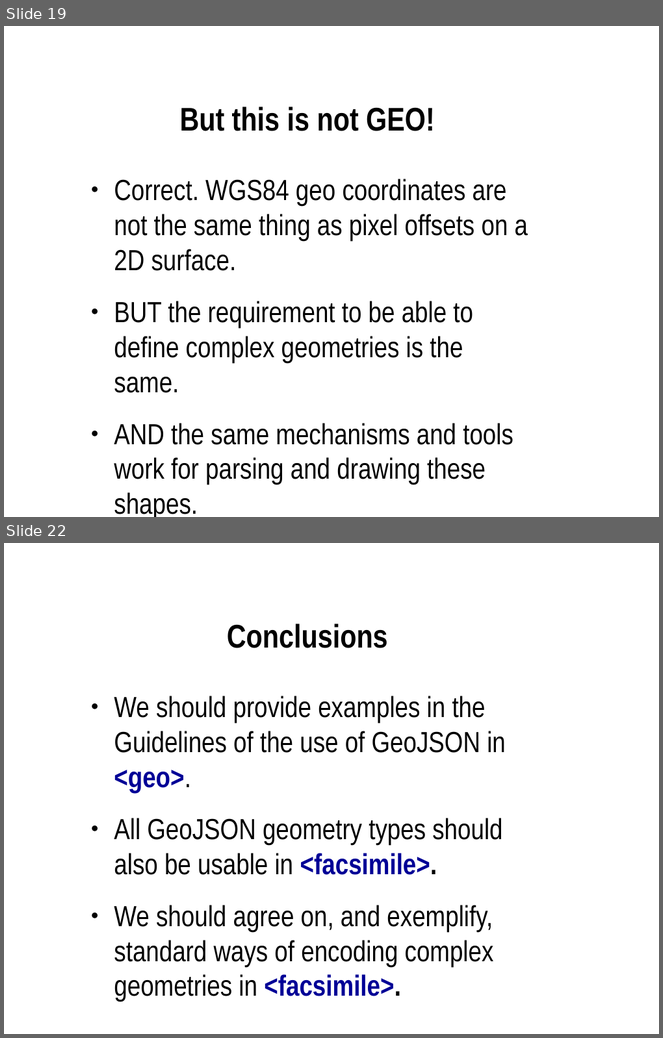
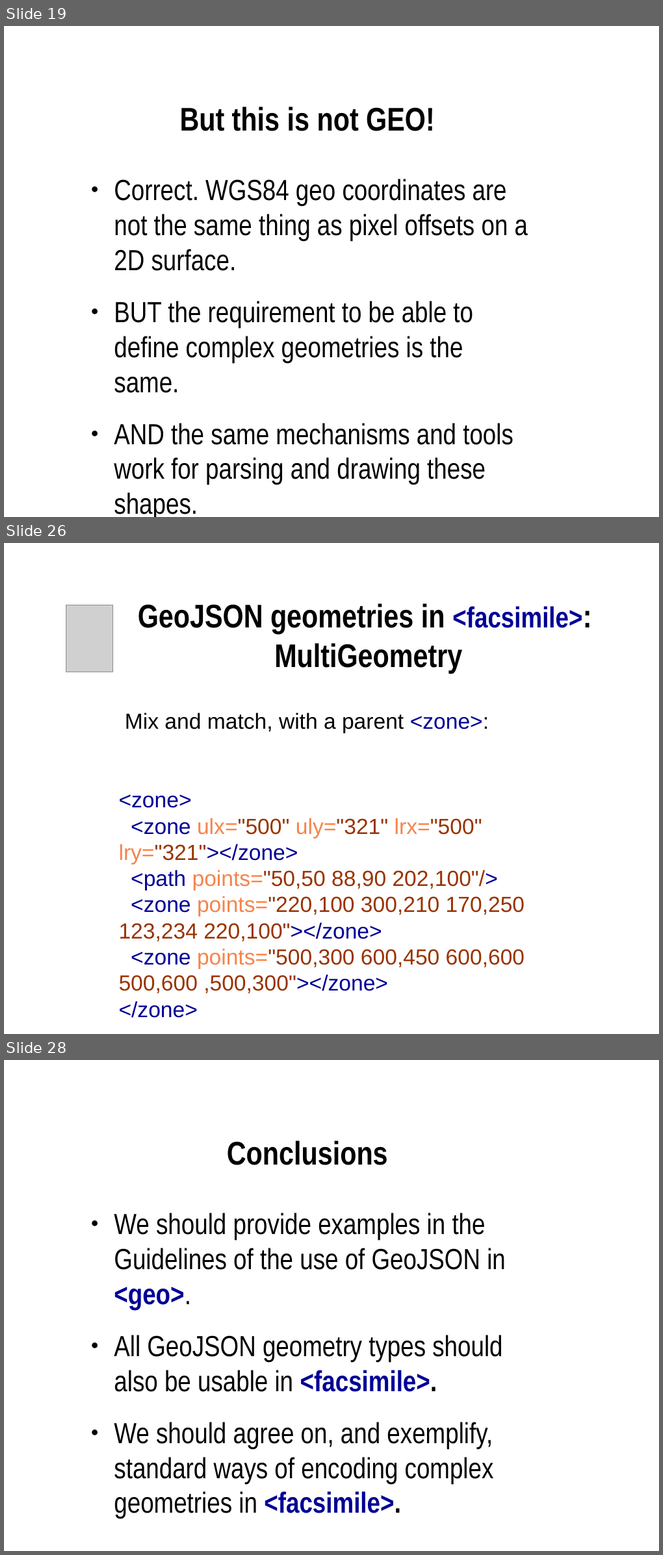
Before and after one commit to martindholmes/BreezeMap, a slide deck: presentations/geo_json_tei/geo_json_tei.odp. Shown one above the other, each under a label of ours: slides 19 and 22 before the commit, slides 19, 26 and 28 after it; the slides between them are not shown. The pictures are 663x1038 and 663x1555 pixels, drawn with LibreOffice and Linux fonts; fonts in the diff are those of the drawing; grey boxes stand for pictures. Boxes give left, top, right and bottom in pixels: in the first picture for what was removed or moved away, otherwise in the second. Text is boxed around its words. In the diff, an @@ line names an element or a change of style, - is before the commit and + after.

Commit message:
More work on presentation.

```diff
--- a/presentations/geo_json_tei/geo_json_tei.odp
+++ b/presentations/geo_json_tei/geo_json_tei.odp
@@ slide 26 added at (4, 543, 659, 1034), background #FFFFFF @@
@@ picture added at (66, 605, 112, 672) @@
@@ title added at (138, 603, 582, 674), 36 pt, text #000000, bold @@
+GeoJSON geometries in <facsimile>:
+MultiGeometry
@@ text added at (119, 713, 525, 1018), 24 pt, text #993300 @@
+Mix and match, with a parent <zone>:
+<zone>
+<zone ulx="500" uly="321" lrx="500" lry="321"></zone>
+<path points="50,50 88,90 202,100"/>
+<zone points="220,100 300,210 170,250 123,234 220,100"></zone>
+<zone points="500,300 600,450 600,600 500,600 ,500,300"></zone>
+</zone>
@@ what was slide 22 is now slide 28 @@
```
Also in this commit, not shown: 6 other slides added, 1 slide removed.
